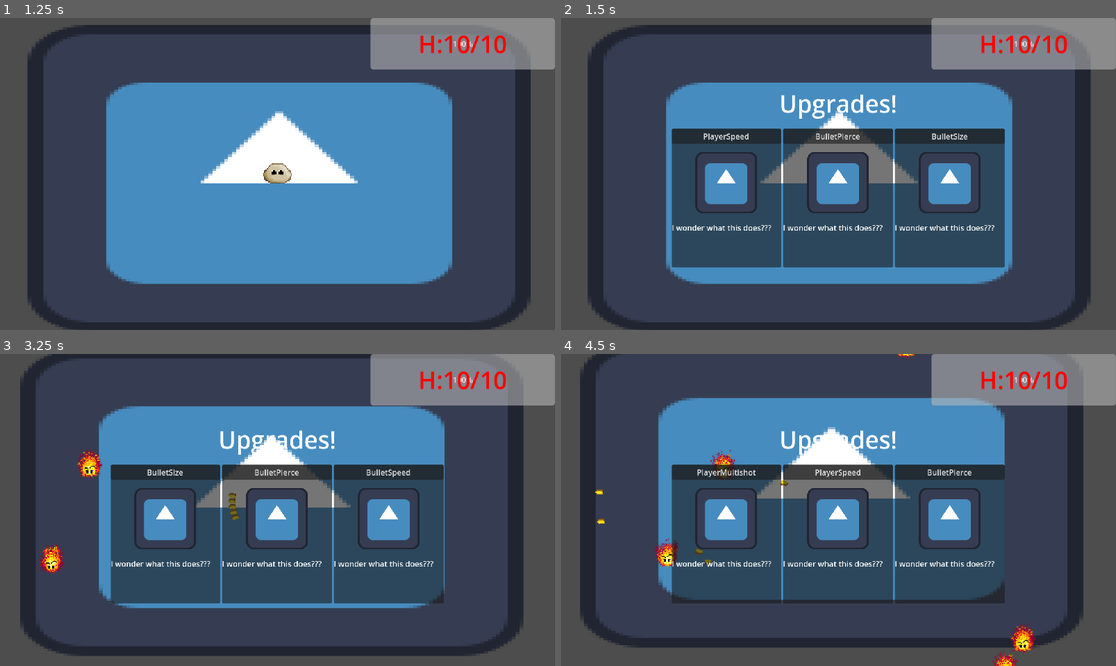
Above: before the commit, frames 1-4 (two rows, left to right).
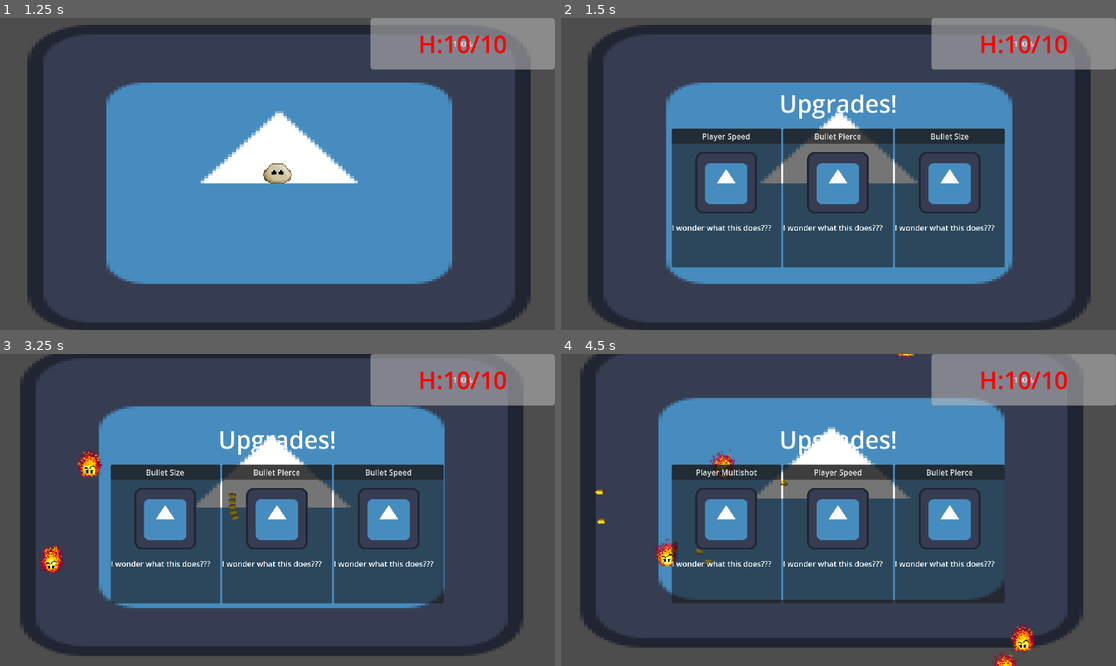
Above: after the commit, the same moments.

Repository: PixelSaver/it-gets-worse
Game: Godot game, scene res://UI/main_menu.tscn
Same seed, same stepped clock (60 frames per second), same inputs: the game is played once before the commit and once after it. The engine's default icon, where the game draws it, is replaced by a stand-in: a white triangle on a blue panel in a dark square.
Inputs (mouse positions are in pixels of both pictures, inside the frame that each line leads up to):
- Up to frame 1 (1.25 s): click "> Continue Previous Game <" at 0.5 s
- Up to frame 2 (1.5 s): tap Enter at 1.25 s; move the mouse to (960, 158) at 1.27 s; hold D (right) from 1.28 s (still down); tap U (u) at 1.35 s
- Up to frame 3 (3.25 s): release D (right) at 2 s; click (166, 534) at 2.02 s; move the mouse to (166, 525) at 2.77 s; hold S (down) from 2.78 s (still down); click (166, 525) at 2.85 s; tap U (u) at 3.05 s
- Up to frame 4 (4.5 s): release S (down) at 3.5 s; click (727, 534) at 3.5 s; move the mouse to (894, 441) at 4.27 s; hold D (right) from 4.28 s (still down); tap U (u) at 4.35 s

Frame 1 is identical in both runs. In frame 2, 0.3% of the frame differs, in the area x 25-74%, y 36-40%; in frame 3, 0.3%; in frame 4, 0.4%, in the area x 24-75%, y 36-40%.

Commit message:
added space to upgrade names

Diff:
--- a/Scripts/Editor Scripts/resource_tool.gd
+++ b/Scripts/Editor Scripts/resource_tool.gd
@@ -113,7 +113,7 @@
 
 	# Set upgrade_text to the first word (capitalized)
 	if resource_instance.has_method("set") and resource_instance.get_property_list().any(func(prop): return prop.name == "upgrade_text"):
-		var res_name = second_word.capitalize() + first_word.capitalize()
+		var res_name = second_word.capitalize() + " " + first_word.capitalize()
 		resource_instance.upgrade_text = res_name
 		print("Set upgrade_text to: ", res_name)
 
--- a/Upgrades/Resources/damage_bullet.tres
+++ b/Upgrades/Resources/damage_bullet.tres
@@ -7,5 +7,5 @@
 script = ExtResource("1_4abje")
 attack_multiplier = 1.2
 texture = ExtResource("2_e126g")
-upgrade_text = "BulletDamage"
+upgrade_text = "Bullet Damage"
 upgrade_description = ""
--- a/Upgrades/Resources/health_player.tres
+++ b/Upgrades/Resources/health_player.tres
@@ -7,5 +7,5 @@
 script = ExtResource("1_8k7yn")
 max_health_change = 1.0
 texture = ExtResource("2_shlwg")
-upgrade_text = "PlayerHealth"
+upgrade_text = "Player Health"
 upgrade_description = ""
--- a/Upgrades/Resources/multishot_player.tres
+++ b/Upgrades/Resources/multishot_player.tres
@@ -7,5 +7,5 @@
 script = ExtResource("1_5sapv")
 multishot_increase = 1.0
 texture = ExtResource("2_7xcvg")
-upgrade_text = "PlayerMultishot"
+upgrade_text = "Player Multishot"
 upgrade_description = ""
--- a/Upgrades/Resources/pierce_bullet.tres
+++ b/Upgrades/Resources/pierce_bullet.tres
@@ -7,5 +7,5 @@
 script = ExtResource("1_8nm0g")
 pierce_increase = 1.0
 texture = ExtResource("2_0cxqj")
-upgrade_text = "BulletPierce"
+upgrade_text = "Bullet Pierce"
 upgrade_description = ""
--- a/Upgrades/Resources/ricochet_bullet.tres
+++ b/Upgrades/Resources/ricochet_bullet.tres
@@ -7,5 +7,5 @@
 script = ExtResource("1_fh60u")
 ricochet_increase = 1.0
 texture = ExtResource("2_tai41")
-upgrade_text = "BulletRicochet"
+upgrade_text = "Bullet Ricochet"
 upgrade_description = ""
--- a/Upgrades/Resources/size_bullet.tres
+++ b/Upgrades/Resources/size_bullet.tres
@@ -7,5 +7,5 @@
 script = ExtResource("1_1aado")
 size_multiplier = 1.2
 texture = ExtResource("2_mvio6")
-upgrade_text = "BulletSize"
+upgrade_text = "Bullet Size"
 upgrade_description = ""
--- a/Upgrades/Resources/speed_bullet.tres
+++ b/Upgrades/Resources/speed_bullet.tres
@@ -7,5 +7,5 @@
 script = ExtResource("1_fybsn")
 speed_multiplier = 1.2
 texture = ExtResource("2_4i0fn")
-upgrade_text = "BulletSpeed"
+upgrade_text = "Bullet Speed"
 upgrade_description = ""
--- a/Upgrades/Resources/speed_player.tres
+++ b/Upgrades/Resources/speed_player.tres
@@ -7,5 +7,5 @@
 script = ExtResource("1_u3gkk")
 speed_multiplier = 1.2
 texture = ExtResource("2_yfm8f")
-upgrade_text = "PlayerSpeed"
+upgrade_text = "Player Speed"
 upgrade_description = ""
Not shown: 1 places in Upgrades/Resources/damage_bullet.tres that only renumber resources
Not shown: 1 places in Upgrades/Resources/health_player.tres that only renumber resources
Not shown: 1 places in Upgrades/Resources/multishot_player.tres that only renumber resources
Not shown: 1 places in Upgrades/Resources/pierce_bullet.tres that only renumber resources
Not shown: 1 places in Upgrades/Resources/ricochet_bullet.tres that only renumber resources
Not shown: 1 places in Upgrades/Resources/size_bullet.tres that only renumber resources
Not shown: 1 places in Upgrades/Resources/speed_bullet.tres that only renumber resources
Not shown: 1 places in Upgrades/Resources/speed_player.tres that only renumber resources
